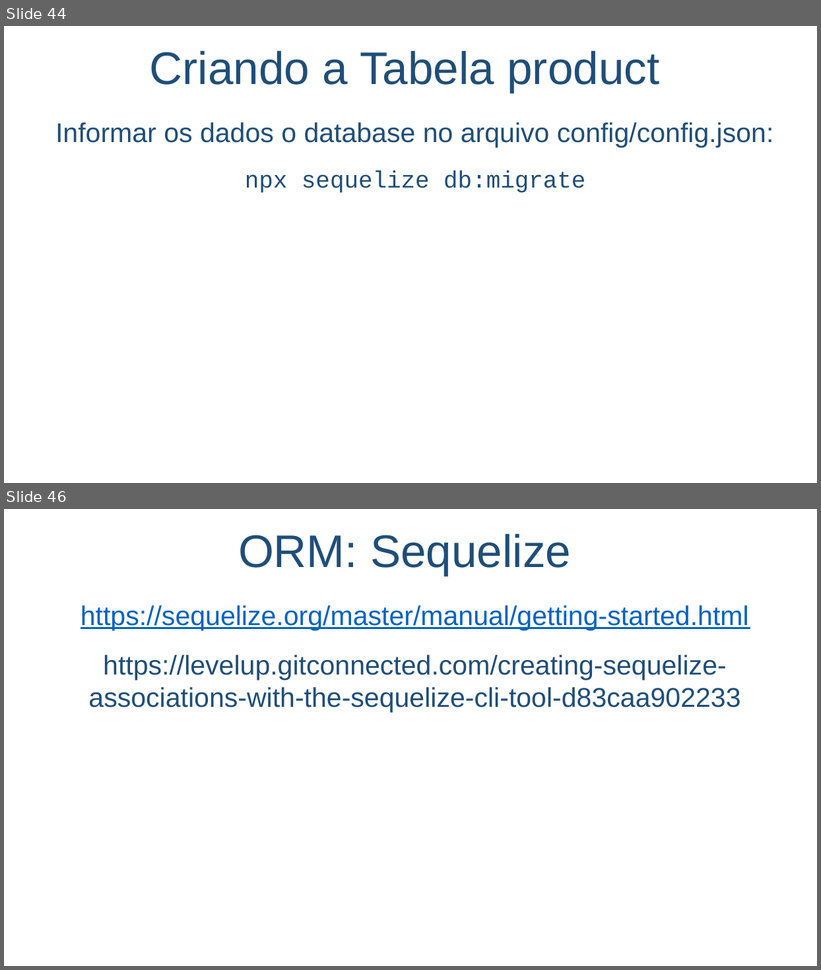
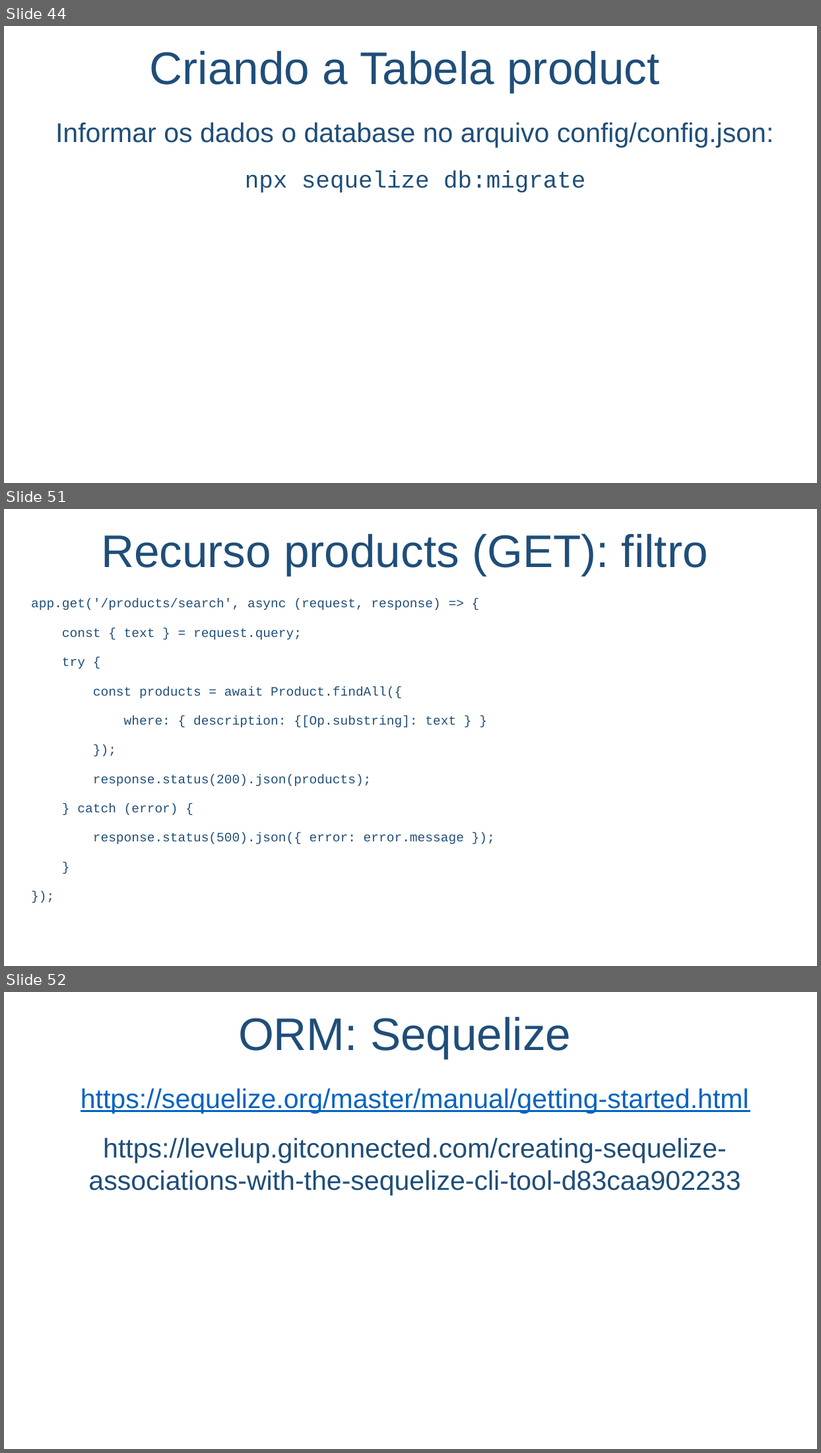
Before and after one commit to salmo-jr/public-slides, a slide deck: node-js.pptx. Shown one above the other, each under a label of ours: slides 44 and 46 before the commit, slides 44, 51 and 52 after it; the slides between them are not shown. The pictures are 821x970 and 821x1453 pixels, drawn with LibreOffice and Linux fonts; fonts in the diff are those of the drawing; background and template pictures are left out. Boxes give left, top, right and bottom in pixels: in the first picture for what was removed or moved away, otherwise in the second. Text is boxed around its words. In the diff, an @@ line names an element or a change of style, - is before the commit and + after.

```diff
--- a/node-js.pptx
+++ b/node-js.pptx
@@ slide 51 added at box(4, 509, 817, 966), background picture (left out) @@
@@ text added at box(101, 533, 708, 576), 54 pt, text #1F4E79 @@
+Recurso products (GET): filtro
@@ text added at box(31, 599, 464, 844), 15.2 pt, text #1F4E79 @@
+app.get('/products/search', async (request, response) => {
+const { text } = request.query;
+try {
+const products = await Product.findAll({
+where: { description: {[Op.substring]: text } }
+});
+response.status(200).json(products);
+} catch (error) {
+response.status(500).json({ error: error.message });
+}
+});
@@ what was slide 46 is now slide 52 @@
```
Also in this commit, not shown: 5 slides changed, 5 other slides added.
